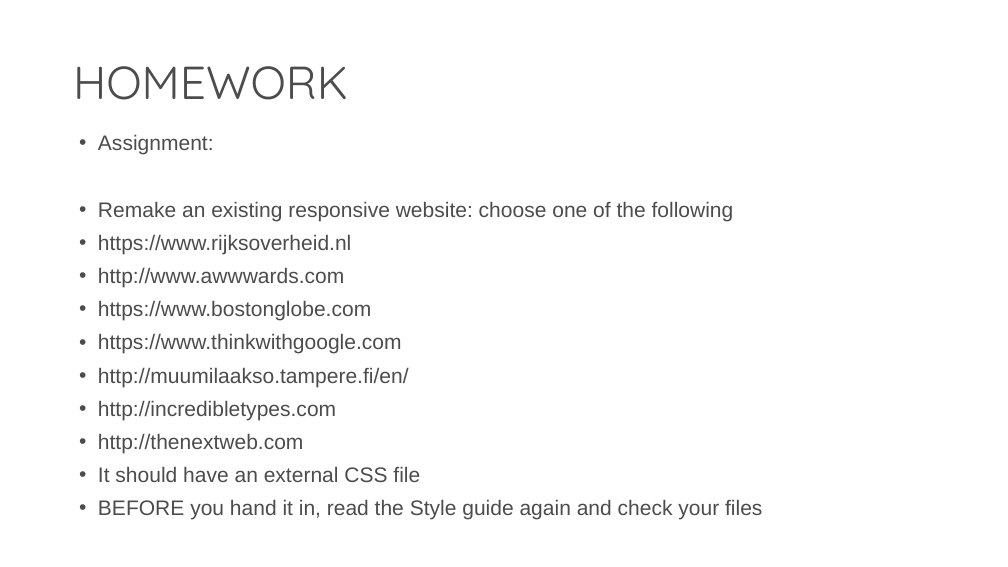
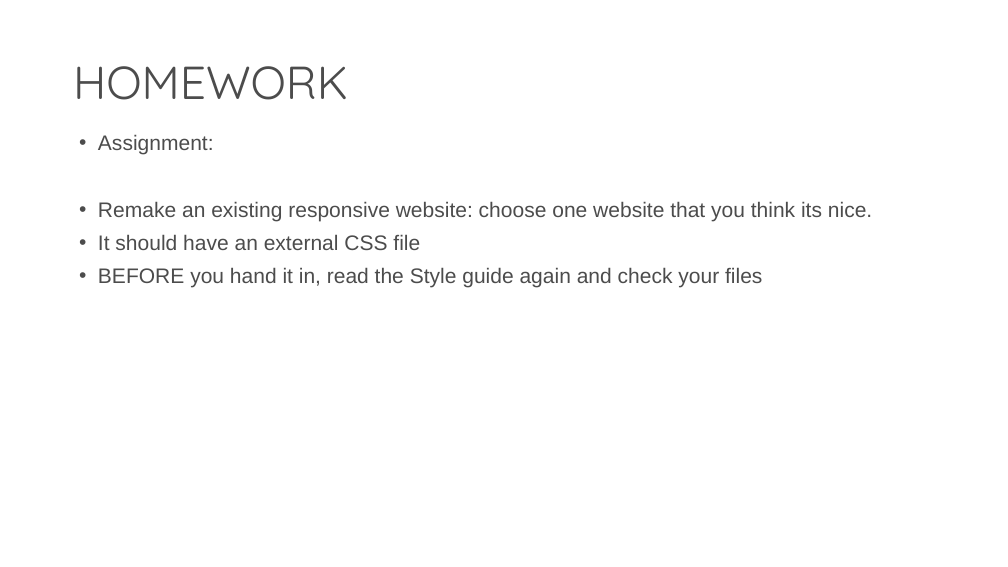
Before and after one commit to wasimpakhtoonyar/HTML-CSS, a slide deck: slide 26 of Week3/material/intro1.3.ppt. Drawn at 1008x567 pixels with LibreOffice and Linux fonts; fonts in the diff are those of the drawing. Boxes give left, top, right and bottom in pixels: in the first picture for what was removed or moved away, otherwise in the second. Text is boxed around its words. In the diff, an @@ line names an element or a change of style, - is before the commit and + after.

Commit message:
Updates presentation

```diff
--- a/Week3/material/intro1.3.ppt
+++ b/Week3/material/intro1.3.ppt
@@ text at [98, 201, 872, 221]: text changed @@
-• Remake an existing responsive website: choose one of the following
-• https://www.rijksoverheid.nl
-• http://www.awwwards.com
-• https://www.bostonglobe.com
-• https://www.thinkwithgoogle.com
-• http://muumilaakso.tampere.fi/en/
-• http://incredibletypes.com
-• http://thenextweb.com
+• Remake an existing responsive website: choose one website that you think its nice.
```
Also in this commit, not shown: 2 other slides changed.
